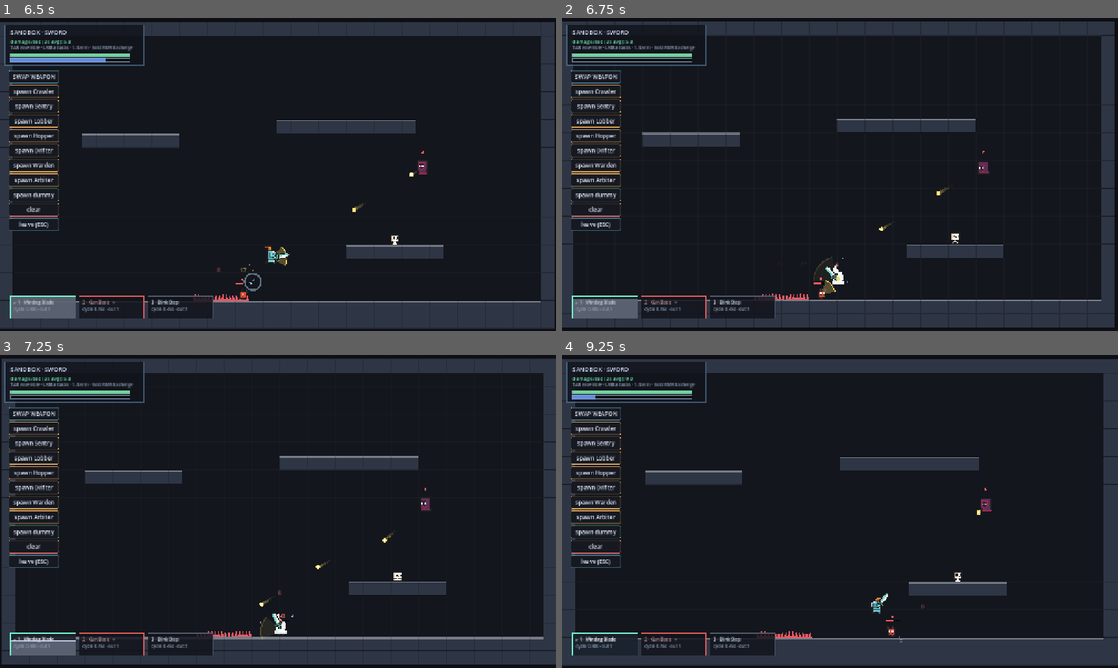
Above: before the commit, frames 1-4 (two rows, left to right).
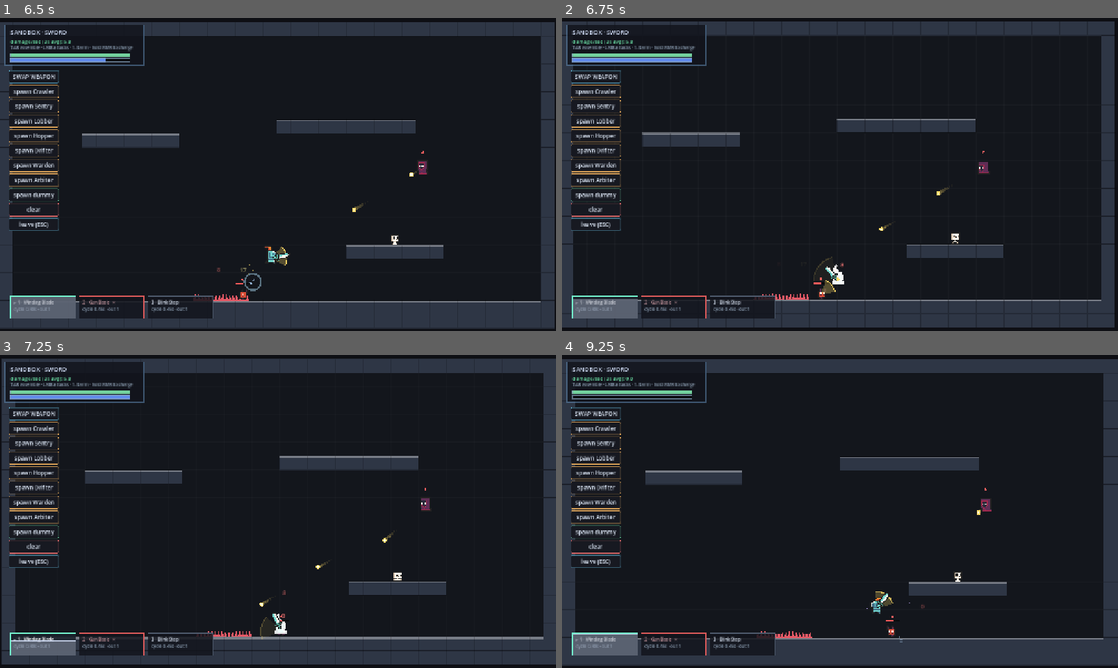
Above: after the commit, the same moments.

Repository: SophomoreSo/Enigami
Game: Godot game, scene res://tests/charge_test.tscn
Same seed, same stepped clock (60 frames per second), same inputs: the game is played once before the commit and once after it. This scene is started directly instead of the project's main scene.
Inputs (mouse positions are in pixels of both pictures, inside the frame that each line leads up to):
- Up to frame 1 (6.5 s): click "SWAP WEAPON" at 0.5 s; click "spawn Crawler" at 1.25 s; click "spawn Sentry" at 2 s; tap Enter at 2.75 s; move the mouse to (400, 158) at 2.77 s; hold D (move_right) 2.78-3.5 s; tap Space (jump) at 2.85, 3.02, 3.32, 4.55, 6.02, 6.05, 6.32 s; click (400, 158) at 2.92 s; drag from (166, 190) to (250, 237) at 3.52 s; move the mouse to (333, 105) at 4.27 s; hold A (move_left) 4.28-5 s; tap Shift (dash) at 4.35 s; click (333, 105) at 4.42 s; drag from (250, 237) to (111, 127) at 5.02 s; move the mouse to (444, 221) at 5.77 s; hold D (move_right) from 5.78 s (still down); tap R at 5.85 s; click (444, 221) at 5.92 s; right-click (444, 221) at 6.4 s
- Up to frame 2 (6.75 s): release D (move_right) at 6.5 s; drag from (673, 127) to (756, 96) at 6.52 s
- Up to frame 3 (7.25 s): no input
- Up to frame 4 (9.25 s): move the mouse to (867, 511) at 7.27 s; press the mouse at (867, 511) at 7.28 s; hold D (move_right) 7.28-8 s; tap Space (jump) at 7.55, 9.02, 9.05 s; release the mouse at (867, 511) at 8 s; drag from (756, 433) to (728, 527) at 8.02 s; move the mouse to (962, 495) at 8.77 s; hold A (move_left) from 8.78 s (still down); hold F (interact) from 8.78 s (still down); click (962, 495) at 8.92 s

Frame 1 is identical in both runs. In frame 2, 0.4% of the frame differs, in the area x 1-52%, y 12-85%; in frame 3, 0.4%; in frame 4, 0.9%, in the area x 1-63%, y 12-96%.

Commit message:
Fixed the cooldown - charge attack interlock

Diff:
--- a/scripts/actors/player.gd
+++ b/scripts/actors/player.gd
@@ -176,15 +176,15 @@
 func charge_cap() -> float:
 	return MAX_CHARGE_TTL
 
-## Charging runs only while the cast button is held on a slot the weapon will
-## actually fire, and only while there is mana to pay for it. Released, it
-## bleeds off quickly: the depth is bought for this burst, not banked.
+## Charging runs only while the cast button is held on a slot that could be cast
+## right now, and only while there is mana to pay for it. Released, it bleeds
+## off quickly: the depth is bought for this burst, not banked.
 func _update_charge(delta: float, casting: bool) -> void:
 	# While the button is down the charge only ever holds or grows. Letting the
 	# decay branch run once it reached the cap made the two fight each other
 	# frame by frame — charge sat just under the cap while mana drained away
 	# into the gap being refilled.
-	if casting and can_cast(selected_slot):
+	if casting and can_charge(selected_slot):
 		var cap := charge_cap()
 		if charge < cap and mana > 0.0:
 			var want := CHARGE_TTL_RATE * delta
@@ -195,7 +195,8 @@
 		_charge_sparks(delta)
 		_mana_pause = MANA_PAUSE
 		return
-	# Let go without casting — a slot the weapon refuses, say — and it bleeds off.
+	# Let go, or hold something that cannot take a charge — a slot the weapon
+	# refuses, or one still recovering — and it bleeds off.
 	charge = maxf(0.0, charge - CHARGE_DECAY * delta)
 	_spark_timer = 0.0
 	if _mana_pause > 0.0:
@@ -210,6 +211,15 @@
 	if slot < 0 or slot >= runners.size():
 		return false
 	return Weapons.accepts_board(weapon_id, runners[slot].board)
+
+## A skill still recovering cannot be charged. The wait is the board's own
+## cadence, and letting a hold run alongside it would buy the next cast's life
+## out of time already being spent — a long board would come back charged for
+## free, and the hold would stop being a decision made against the cooldown.
+## Holding through the wait is not punished: the charge simply starts building
+## the moment the slot comes free.
+func can_charge(slot: int) -> bool:
+	return can_cast(slot) and runners[slot].is_ready()
 
 ## Arms a slot. Out-of-range numbers are ignored rather than clamped, so a
 ## weapon with two slots simply does not answer to "3".
--- a/scripts/core/skill_runner.gd
+++ b/scripts/core/skill_runner.gd
@@ -84,14 +84,25 @@
 var dry_run: bool = false
 var _analysis: Dictionary = {}
 ## Ticks of this cycle already burnt by `_spend_lead`, repaid to the cooldown.
-## Seconds the last full cycle took, from firing to ready again. The slot wipe
-## fills against this: a board cannot change mid-cycle, so the previous cycle
-## predicts the current one almost exactly, and the first is seeded from the
-## offline walk.
+## Seconds the cast now running takes, from firing to ready again. The slot wipe
+## fills against this, so it has to describe *this* cast: the cycle before it
+## stopped predicting it the moment charging became a way to buy laps, and a
+## charged cast followed by an uncharged one had the slot reading four tenths
+## full at the instant the skill was castable again.
 var cycle_seconds: float = 0.0
 ## Fades from 1 the moment the skill comes back, so a slot can flash without
 ## every piece of UI having to watch for the transition itself.
 var ready_flash: float = 0.0
+
+## Seconds a cast takes, keyed by the life it was given. A cast's length is a
+## property of the board and that life, so it is known when the cycle starts
+## rather than guessed from the cycle before it. Seeded from the offline walk,
+## corrected by what the cast really took, and thrown away when the board
+## changes — the only thing that can make either wrong.
+var _cycle_at_life: Dictionary = {}
+## The life the cycle now running started with, so the correction lands on the
+## right entry however the charge has moved since.
+var _cycle_life: int = 0
 
 var _elapsed: float = 0.0
 var _lead: int = 0
@@ -112,6 +123,7 @@
 	# exactly one pass on a four-part board and on a thirty-part one alike, so
 	# length alone never costs a board its shot.
 	pass_cost = maxi(1, int((t.get("reachable", {}) as Dictionary).size()))
+	_cycle_at_life.clear()
 	_primed = false
 
 func tick_time() -> float:
@@ -136,6 +148,9 @@
 func _recovered() -> void:
 	if _elapsed > 0.0:
 		cycle_seconds = _elapsed
+		# What it really took beats what the walk predicted — but only for a
+		# cast of the same life, which is what the next one gets measured on.
+		_cycle_at_life[_cycle_life] = _elapsed
 	ready_flash = 1.0
 
 ## True when a press would start a new cycle right now.
@@ -146,6 +161,14 @@
 
 func is_ready() -> bool:
 	return pulses.is_empty() and cooldown <= 0
+
+## How long a cast at `life` takes. Walked offline the first time it is asked
+## for and remembered after that, so holding the button through every step of
+## the charge costs one walk per step rather than one per press.
+func _cycle_length(life: int) -> float:
+	if not _cycle_at_life.has(life):
+		_cycle_at_life[life] = float(simulate().get("cycle_seconds", 0.0))
+	return float(_cycle_at_life[life])
 
 ## How far the skill has recovered: 0 the instant it fires, 1 when it can fire
 ## again. This is one continuous run across both halves of the wait — the board
@@ -232,8 +255,11 @@
 func _start_cycle() -> void:
 	if board.find_input() == null:
 		return
+	_cycle_life = cycle_ttl()
 	if not dry_run:
 		_prime()
+		# The wipe fills against the cast about to run, not the one before it.
+		cycle_seconds = _cycle_length(_cycle_life)
 	pending_triggers.clear()
 	_elapsed = 0.0
 	expired = false
@@ -267,9 +293,9 @@
 	_primed = true
 	var pre := simulate()
 	# The slot has to fill sensibly on the very first press too, before any
-	# cycle has been timed.
-	if cycle_seconds <= 0.0:
-		cycle_seconds = float(pre.get("cycle_seconds", 0.0))
+	# cycle has been timed. This is the same walk `_cycle_length` would do, so
+	# it is banked here rather than run twice.
+	_cycle_at_life[cycle_ttl()] = float(pre.get("cycle_seconds", 0.0))
 	if not trigger_payloads.is_empty():
 		return
 	for k in pre["triggers"]:
--- a/tests/charge_test.gd
+++ b/tests/charge_test.gd
@@ -52,6 +52,12 @@
 	await hold(secs)
 	await settle(p)
 	return shots
+
+func press(down: bool) -> void:
+	var e := InputEventMouseButton.new()
+	e.button_index = MOUSE_BUTTON_RIGHT
+	e.pressed = down
+	Input.parse_input_event(e)
 
 func hold(secs: float) -> void:
 	var d := InputEventMouseButton.new()
@@ -155,6 +161,28 @@
 	check(p.mana < Player.MAX_MANA - 5.0, "holding it spends mana (%.0f left)" % p.mana)
 	await frames(2)
 
+	# A skill still recovering cannot be charged. The wait is the board's own
+	# cadence; a hold running alongside it would buy the next cast's life out of
+	# time already being spent. Held across the boundary, nothing is bought
+	# while it recovers and the same hold starts paying the moment it is free.
+	p.mana = Player.MAX_MANA
+	p.charge = 0.0
+	await frames(4)
+	check(not p.runners[0].is_ready(), "the cast that hold bought is still running")
+	press(true)
+	await wait(0.4)
+	check(p.charge <= 0.01, "holding a recovering skill buys no life (%.1f)" % p.charge)
+	check(p.mana >= Player.MAX_MANA - 0.01, "and spends no mana on it (%.0f)" % p.mana)
+	var guard := 0
+	while not p.runners[0].is_ready() and guard < 900:
+		await get_tree().process_frame
+		guard += 1
+	await wait(0.4)
+	check(p.charge > 0.0,
+		"the same hold charges the moment the slot comes free (%.0f)" % p.charge)
+	press(false)
+	await frames(3)
+
 	# With mana gone there is nothing left to buy life with.
 	p.mana = 0.0
 	p.charge = 0.0
--- a/tests/cooldown_test.gd
+++ b/tests/cooldown_test.gd
@@ -18,6 +18,25 @@
 	var r := SkillRunner.new(Weapons.make_innate_board(weapon))
 	r.base_payload_provider = func() -> Payload: return Weapons.base_payload(weapon)
 	return r
+
+## Runs one whole cast at `bonus` charge, and reports how long it took and what
+## the wipe read on the last frame before the slot came free.
+func cast_at(r: SkillRunner, bonus: int) -> Dictionary:
+	r.ttl_bonus = bonus
+	r.set_active(true)
+	var ran := false
+	var wipe := 0.0
+	var secs := 0.0
+	for i in 2000:
+		r.update(DT)
+		if not r.is_ready():
+			ran = true
+			wipe = r.ready_ratio()
+			secs += DT
+			r.set_active(false)   # one cast, not a held repeat
+		elif ran:
+			break
+	return {"wipe": wipe, "seconds": secs}
 
 func _ready() -> void:
 	# Held: the fill runs the whole wait and restarts, and each landing flashes.
@@ -75,5 +94,33 @@
 		"and its slot fills more slowly to match (%.3fs vs %.3fs)"
 			% [slow.cycle_seconds, r.cycle_seconds])
 
+	# Charging changes how long a cast takes, so one cycle stopped predicting the
+	# next one the moment holding the button bought laps. The wipe has to fill
+	# against the cast actually running: a charged cast followed by an uncharged
+	# one had the slot reading four tenths full at the instant it was castable.
+	var ring := SkillBoard.new(7, 5, "ring")
+	ring.place("INPUT", Vector2i(0, 1), 0)
+	ring.place("WIRE", Vector2i(1, 1), 3)
+	ring.place("WIRE", Vector2i(1, 0), 0)
+	ring.place("WIRE", Vector2i(2, 0), 0)
+	ring.place("WIRE", Vector2i(3, 0), 1)
+	ring.place("WIRE", Vector2i(3, 1), 2)
+	ring.place("TEE", Vector2i(2, 1), 1)
+	ring.place("SLASH", Vector2i(2, 2), 0)
+	ring.place("OUTPUT", Vector2i(3, 2), 0)
+	var lr := SkillRunner.new(ring)
+	lr.base_payload_provider = func() -> Payload: return Weapons.base_payload("SWORD")
+	var charged := cast_at(lr, SkillRunner.MAX_TTL_BONUS)
+	var plain := cast_at(lr, 0)
+	check(charged["seconds"] > plain["seconds"] * 1.5,
+		"a charged cast really is the longer one (%.2fs vs %.2fs)"
+			% [charged["seconds"], plain["seconds"]])
+	# Alternating is what catches it: each cast is measured against the last.
+	var worst := 1.0
+	for bonus in [SkillRunner.MAX_TTL_BONUS, 0, SkillRunner.MAX_TTL_BONUS, 0]:
+		worst = minf(worst, float(cast_at(lr, bonus)["wipe"]))
+	check(worst > 0.9,
+		"the wipe is full when the slot comes free, charged or not (worst %.2f)" % worst)
+
 	print("[CD] ---- %d failures ----" % fails)
 	get_tree().quit()
Not shown, changed: README.md
